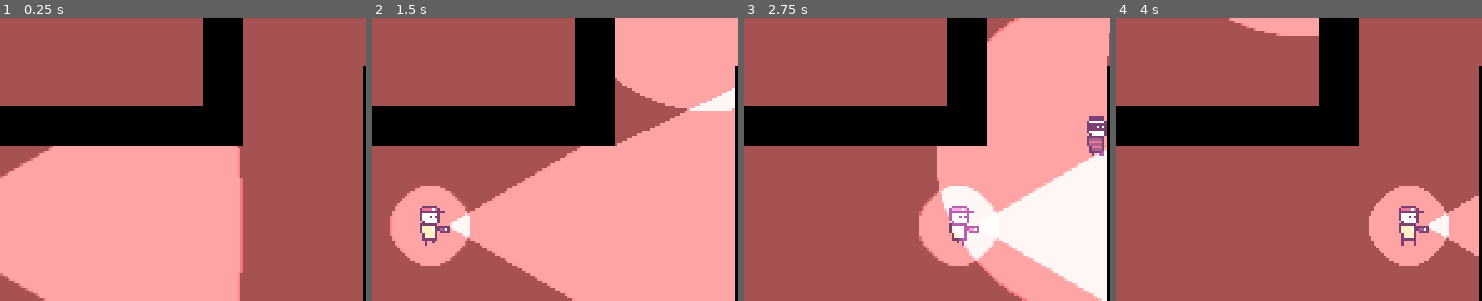
Above: before the commit, frames 1-4 (left to right).
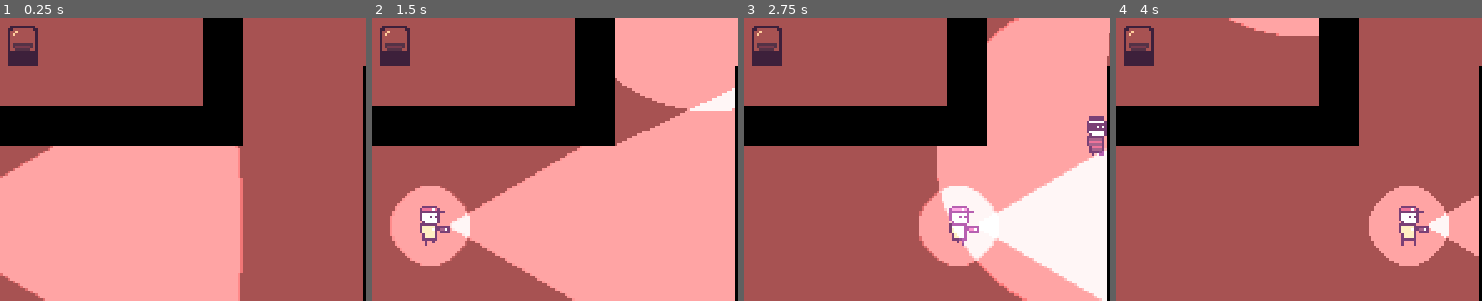
Above: after the commit, the same moments.

Repository: delano-vevo/take-it-in
Game: Godot game, scene res://Levels/Level1.tscn
The game is run twice, just before and just after one commit, with the same random seed, the same clock (stepped at 60 frames per second) and the same inputs. This scene is started directly instead of the project's main scene.
Inputs (mouse positions are % of the whole screen's width and height, from its top left):
- Up to frame 1 (0.25 s): no input
- Up to frame 2 (1.5 s): tap Enter at 0.5 s; move the mouse to (74, 48) at 0.52 s; hold D (move_right) 0.53-1.28 s; tap Space (loot, bound only after the commit) at 0.6 s; click (74, 48) at 0.67 s; move the mouse to (28, 58) at 1.27 s; hold S (move_down) from 1.28 s (still down); click (28, 58) at 1.35 s
- Up to frame 3 (2.75 s): tap Space (loot, bound only after the commit) at 1.55, 2.1 s; move the mouse to (61, 30) at 2.02 s; release S (move_down) at 2.03 s; hold D (move_right) from 2.03 s (still down)
- Up to frame 4 (4 s): move the mouse to (45, 74) at 2.77 s; release D (move_right) at 2.78 s; hold W (move_up) 2.78-3.53 s; tap Space (loot, bound only after the commit) at 2.85, 3.8 s; click (45, 74) at 2.92 s; move the mouse to (83, 69) at 3.52 s; press the mouse at (83, 69) at 3.53 s; hold A (move_left) from 3.53 s (still down)
The pictures show only the part of the screen within x 39-89%, y 41-91%; the shares and areas given below are measured in that part.

The runs differ from the first frame. In frame 1, 0.8% of the frame differs, in the area x 2-11%, y 2-17%; in frame 2, 0.8%; in frame 3, 0.8%; in frame 4, 0.8%.

Commit message:
Added super-simple lootable object with basic control flow between looting/movement gameplay

Diff:
--- a/Entities/Player/Player.tscn
+++ b/Entities/Player/Player.tscn
@@ -41,7 +41,7 @@
 
 [sub_resource type="Animation" id="Animation_jynvv"]
 resource_name = "caught"
-length = 0.39999999999999997
+length = 0.4
 loop_mode = 1
 tracks/0/type = "value"
 tracks/0/imported = false
@@ -267,6 +267,7 @@
 animation = &"idle_down"
 
 [sub_resource type="AnimationNodeBlendSpace2D" id="AnimationNodeBlendSpace2D_t38ms"]
+blend_mode = 1
 blend_point_0/node = SubResource("AnimationNodeAnimation_ww0jn")
 blend_point_0/pos = Vector2(1, 0)
 blend_point_0/name = &"idle_right"
@@ -293,6 +294,7 @@
 animation = &"run_down"
 
 [sub_resource type="AnimationNodeBlendSpace2D" id="AnimationNodeBlendSpace2D_hj1c0"]
+blend_mode = 1
 blend_point_0/node = SubResource("AnimationNodeAnimation_t38ms")
 blend_point_0/pos = Vector2(1, 0)
 blend_point_0/name = &"run_right"
@@ -326,7 +328,7 @@
 graph_offset = Vector2(-92, -42)
 
 [sub_resource type="AnimationNodeBlendTree" id="AnimationNodeBlendTree_e5kic"]
-graph_offset = Vector2(-217, 121)
+graph_offset = Vector2(-249, 101)
 nodes/MoveStateMachine/node = SubResource("AnimationNodeStateMachine_lmeus")
 nodes/MoveStateMachine/position = Vector2(-100, 140)
 node_connections = [&"output", 0, &"MoveStateMachine"]
--- a/Entities/Player/StateMachine/player_state_idle.gd
+++ b/Entities/Player/StateMachine/player_state_idle.gd
@@ -7,7 +7,7 @@
 	# Play the idle animation
 	parent.move_playback.travel("Idle")
 
-func process(_delta: float, _parent: Entity) -> State:
+func process(_delta: float, parent: Entity) -> State:
 	# Check for movement input to change states
 	if (Input.get_axis("move_left","move_right")!=0 or Input.get_axis("move_up","move_down")!=0):
 		return run_state
--- /dev/null
+++ b/Environment/LootSources/LootDisplayCase.tscn
@@ -0,0 +1,57 @@
+[gd_scene format=3 uid="uid://c62oxfm1pnduf"]
+
+[ext_resource type="Script" uid="uid://cxn5qm054aipx" path="res://Environment/LootSources/loot_source.gd" id="1_pq4vy"]
+[ext_resource type="Texture2D" uid="uid://ldeyducq16bm" path="res://Environment/Assets/loot_display_case.png" id="1_velgj"]
+
+[sub_resource type="RectangleShape2D" id="RectangleShape2D_c55ln"]
+size = Vector2(10, 6)
+
+[sub_resource type="CircleShape2D" id="CircleShape2D_c55ln"]
+radius = 16.0
+
+[node name="LootDisplayCase" type="StaticBody2D" unique_id=234735297 node_paths=PackedStringArray("interact_prompt", "obj_sprite") groups=["navigation_polygon_source_geometry_group"]]
+script = ExtResource("1_pq4vy")
+interact_prompt = NodePath("InteractPrompt")
+obj_sprite = NodePath("Sprite2D")
+
+[node name="CollisionShape2D" type="CollisionShape2D" parent="." unique_id=876320050]
+position = Vector2(0, -3)
+shape = SubResource("RectangleShape2D_c55ln")
+
+[node name="Sprite2D" type="Sprite2D" parent="." unique_id=1061928525]
+texture = ExtResource("1_velgj")
+offset = Vector2(0, -8)
+hframes = 2
+
+[node name="InteractArea" type="Area2D" parent="." unique_id=148872751]
+collision_layer = 4
+collision_mask = 2
+
+[node name="CollisionShape2D" type="CollisionShape2D" parent="InteractArea" unique_id=1514165952]
+position = Vector2(0, -8)
+shape = SubResource("CircleShape2D_c55ln")
+
+[node name="InteractPrompt" type="ColorRect" parent="." unique_id=1843972600]
+visible = false
+offset_left = -19.0
+offset_top = -31.0
+offset_right = 20.0
+offset_bottom = -20.0
+color = Color(0.8117647, 0.47058824, 0.38431373, 1)
+
+[node name="Label" type="Label" parent="InteractPrompt" unique_id=1366102385]
+layout_mode = 1
+anchors_preset = 15
+anchor_right = 1.0
+anchor_bottom = 1.0
+grow_horizontal = 2
+grow_vertical = 2
+theme_override_colors/font_color = Color(0.23921569, 0.1254902, 0.23137255, 1)
+theme_override_font_sizes/font_size = 12
+text = "SPACE"
+horizontal_alignment = 1
+vertical_alignment = 1
+metadata/_edit_lock_ = true
+
+[connection signal="body_entered" from="InteractArea" to="." method="_on_interact_area_body_entered"]
+[connection signal="body_exited" from="InteractArea" to="." method="_on_interact_area_body_exited"]
--- /dev/null
+++ b/Environment/LootSources/loot_source.gd
@@ -0,0 +1,41 @@
+class_name LootSource
+extends StaticBody2D
+## Defines base behaviors for a lootable object within the game
+
+## Signals
+signal looted ## Called when a valid looting prompt is detected
+
+## Editor nodes
+@export var interact_prompt: Control ## The prompt display that shows when the player gets close
+@export var obj_sprite: Sprite2D ## The Sprite displaying this object in the world
+
+## Gameplay variables
+@onready var player_overlap: bool = false ## Tracks whether the player is within interact range
+@onready var is_looted: bool = false ## Tracks whether this object has already been looted
+
+## Input handler - detects looting input
+func _input(event: InputEvent):
+	if (event is InputEventKey):
+		if (Input.is_action_just_pressed("loot")):
+			if (player_overlap):
+				if (!is_looted):
+					# All conditions met - time for thievery!
+					looted.emit()
+					is_looted = true
+					# Set the frame up by 1 to swap to looted graphics
+					obj_sprite.frame = 1
+
+## Handle body detection in the InteractArea child
+# TODO: make this prettier with tweens if time allows
+func _on_interact_area_body_entered(body: Node2D) -> void:
+	if (body is Player and !is_looted):
+		# Display the interaction popup
+		interact_prompt.visible = true
+		# Track the player
+		player_overlap = true
+func _on_interact_area_body_exited(body: Node2D) -> void:
+	if (body is Player):
+		# Hide the interaction popup
+		interact_prompt.visible = false
+		# Untrack the player
+		player_overlap = false
--- a/Levels/Level1.tscn
+++ b/Levels/Level1.tscn
@@ -5,6 +5,7 @@
 [ext_resource type="PackedScene" uid="uid://c87tbcgwjtk3" path="res://Environment/LevelTiles.tscn" id="3_fhqol"]
 [ext_resource type="PackedScene" uid="uid://cdswg4i0ii2w5" path="res://Levels/LevelExit.tscn" id="4_iotdp"]
 [ext_resource type="PackedScene" uid="uid://rrcjv7q3caks" path="res://Entities/Player/Player.tscn" id="5_nutv8"]
+[ext_resource type="PackedScene" uid="uid://c62oxfm1pnduf" path="res://Environment/LootSources/LootDisplayCase.tscn" id="6_05pb0"]
 
 [sub_resource type="NavigationPolygon" id="NavigationPolygon_iotdp"]
 vertices = PackedVector2Array(234, 154, 234, 54, 262, 102, 262, 214, 42, 214, 86, 154, 42, 102, 74, 74, 294, 26, 294, 102, 26, 26, 198, 54, 198, 118, 122, 118, 122, 90, 186, 90, 186, 54, 74, 38, 26, 102, 26, 74, 26, 38, 86, 54)
@@ -50,5 +51,9 @@
 [node name="Player" parent="." unique_id=1364859685 instance=ExtResource("5_nutv8")]
 position = Vector2(152, 36)
 
+[node name="LootDisplayCase" parent="." unique_id=234735297 instance=ExtResource("6_05pb0")]
+position = Vector2(136, 112)
+
 [connection signal="timeout" from="LevelTimer" to="." method="_on_level_timer_timeout"]
 [connection signal="level_end" from="LevelExit" to="." method="_on_level_end"]
+[connection signal="looted" from="LootDisplayCase" to="." method="_on_object_looted"]
--- a/Levels/level.gd
+++ b/Levels/level.gd
@@ -5,6 +5,7 @@
 ## Signals
 signal out_of_time ## Emitted when the level timer runs out
 signal level_end ## Emitted when the player exits the level via the door
+signal do_thievery ## Emitted when a LootObject triggers the Thievery minigame
 
 ## Editor nodes
 @export var navmesh: NavigationRegion2D ## The level's navigation mesh
@@ -25,3 +26,7 @@
 ## Handle level exit signal from the level's door
 func _on_level_end() -> void:
 	level_end.emit()
+
+## Handles looted signals from various LootObjects
+func _on_object_looted() -> void:
+	do_thievery.emit()
--- a/main.gd
+++ b/main.gd
@@ -55,6 +55,7 @@
 	# Connect signals
 	current_level.out_of_time.connect(_on_out_of_time)
 	current_level.level_end.connect(_on_level_end)
+	current_level.do_thievery.connect(do_thievery)
 	current_level.player.game_over.connect(_on_game_over)
 	# Set up the UI elements
 	gameplay_ui.visible = true
--- a/project.godot
+++ b/project.godot
@@ -70,11 +70,17 @@
 "events": [Object(InputEventKey,"resource_local_to_scene":false,"resource_name":"","device":-1,"window_id":0,"alt_press …(192 unchanged characters)…
 ]
 }
+loot={
+"deadzone": 0.2,
+"events": [Object(InputEventKey,"resource_local_to_scene":false,"resource_name":"","device":-1,"window_id":0,"alt_pressed":false,"shift_pressed":false,"ctrl_pressed":false,"meta_pressed":false,"pressed":false,"keycode":0,"physical_keycode":32,"key_label":0,"unicode":32,"location":0,"echo":false,"script":null)
+]
+}
 
 [layer_names]
 
 2d_physics/layer_1="Environment"
 2d_physics/layer_2="Entities"
+2d_physics/layer_3="Interactables"
 
 [physics]
 
Binary file added: Aseprite/environment/loot_display_case.aseprite
Binary file changed: Aseprite/misc/screen_mockup.aseprite
Binary file added: Environment/Assets/loot_display_case.png
Not shown, added: Environment/Assets/loot_display_case.png.import
Not shown, added: Environment/LootSources/loot_source.gd.uid
